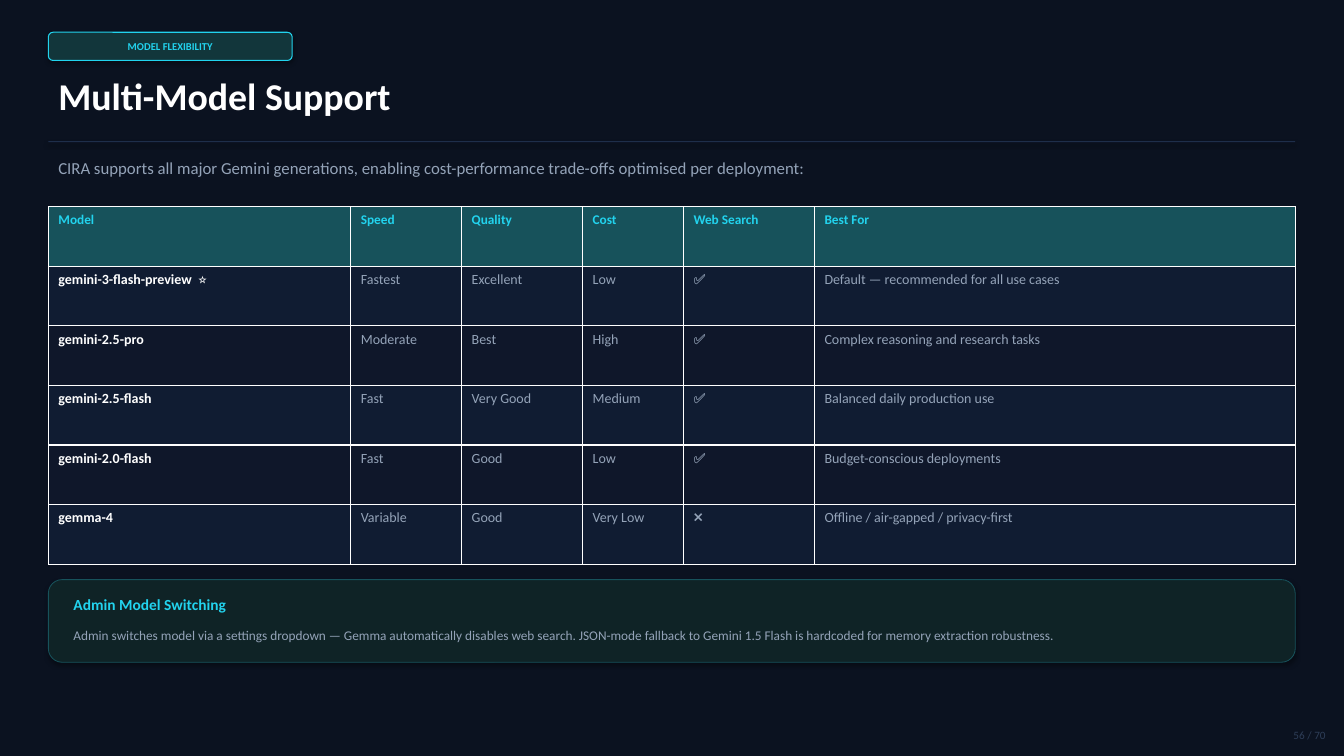
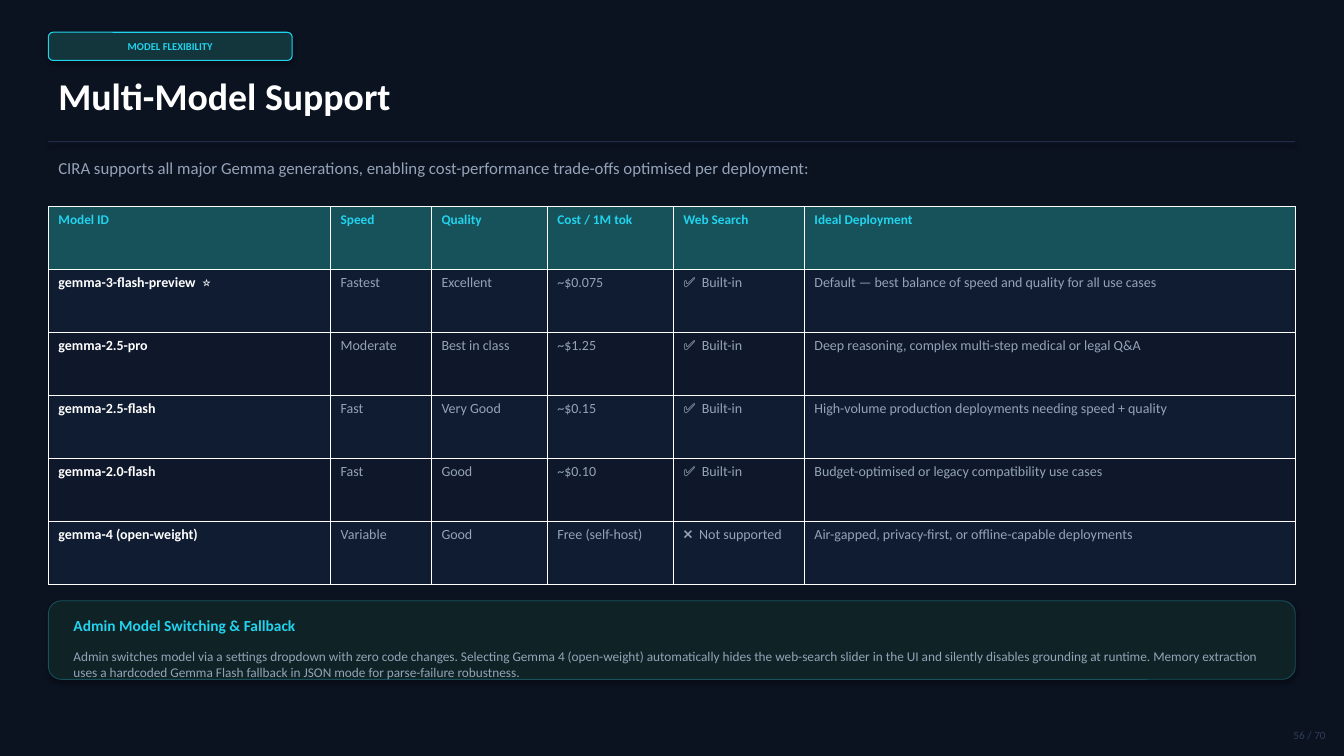
Before and after one commit to Bashab18/Chatbot, a slide deck: slide 56 of presentation/CIRA_Chatbot_Presentation.pptx. Drawn at 1344x756 pixels with LibreOffice and Linux fonts; fonts in the diff are those of the drawing. Boxes give left, top, right and bottom in pixels: in the first picture for what was removed or moved away, otherwise in the second. Text is boxed around its words. In the diff, an @@ line names an element or a change of style, - is before the commit and + after.

```diff
--- a/presentation/CIRA_Chatbot_Presentation.pptx
+++ b/presentation/CIRA_Chatbot_Presentation.pptx
@@ text at box(58, 162, 809, 177): text changed @@
-CIRA supports all major Gemini generations, enabling cost-performance trade-offs optimised per deployment:
+CIRA supports all major Gemma generations, enabling cost-performance trade-offs optimised per deployment:
@@ table at box(48, 207, 1296, 585) @@
-row 1: Model | Speed | Quality | Cost | Web Search | Best For
+row 1: Model ID | Speed | Quality | Cost / 1M tok | Web Search | Ideal Deployment
-row 2: gemini-3-flash-preview ⭐ | Fastest | Excellent | Low | ✅ | Default — recommended for all use cases
+row 2: gemma-3-flash-preview ⭐ | Fastest | Excellent | ~$0.075 | ✅ Built-in | Default — best balance of speed and quality for all use cases
-row 3: gemini-2.5-pro | Moderate | Best | High | ✅ | Complex reasoning and research tasks
+row 3: gemma-2.5-pro | Moderate | Best in class | ~$1.25 | ✅ Built-in | Deep reasoning, complex multi-step medical or legal Q&A
-row 4: gemini-2.5-flash | Fast | Very Good | Medium | ✅ | Balanced daily production use
+row 4: gemma-2.5-flash | Fast | Very Good | ~$0.15 | ✅ Built-in | High-volume production deployments needing speed + quality
-row 5: gemini-2.0-flash | Fast | Good | Low | ✅ | Budget-conscious deployments
+row 5: gemma-2.0-flash | Fast | Good | ~$0.10 | ✅ Built-in | Budget-optimised or legacy compatibility use cases
-row 6: gemma-4 | Variable | Good | Very Low | ❌ | Offline / air-gapped / privacy-first
+row 6: gemma-4 (open-weight) | Variable | Good | Free (self-host) | ❌ Not supported | Air-gapped, privacy-first, or offline-capable deployments
@@ rounded rectangle: place and size @@
-rounded rectangle at box(48, 580, 1296, 662)
+rounded rectangle at box(48, 601, 1296, 680)
@@ text at box(73, 620, 296, 634): text changed @@
-Admin Model Switching
+Admin Model Switching & Fallback
@@ text at box(73, 651, 1256, 680): text changed @@
-Admin switches model via a settings dropdown — Gemma automatically disables web search. JSON-mode fallback to Gemini 1.5 Flash is hardcoded for memory extraction robustness.
+Admin switches model via a settings dropdown with zero code changes. Selecting Gemma 4 (open-weight) automatically hides the web-search slider in the UI and silently disables grounding at runtime. Memory extraction uses a hardcoded Gemma Flash fallback in JSON mode for parse-failure robustness.
```
Also in this commit, not shown: 40 other slides changed, 1 other file.
